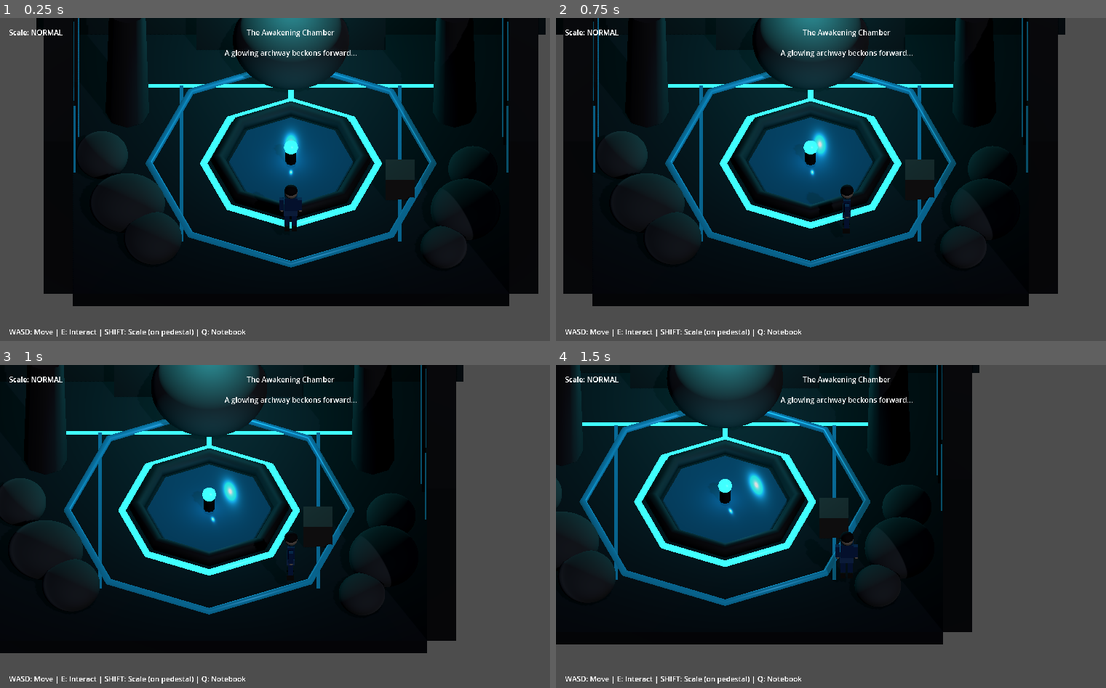
Above: before the commit, frames 1-4 (two rows, left to right).
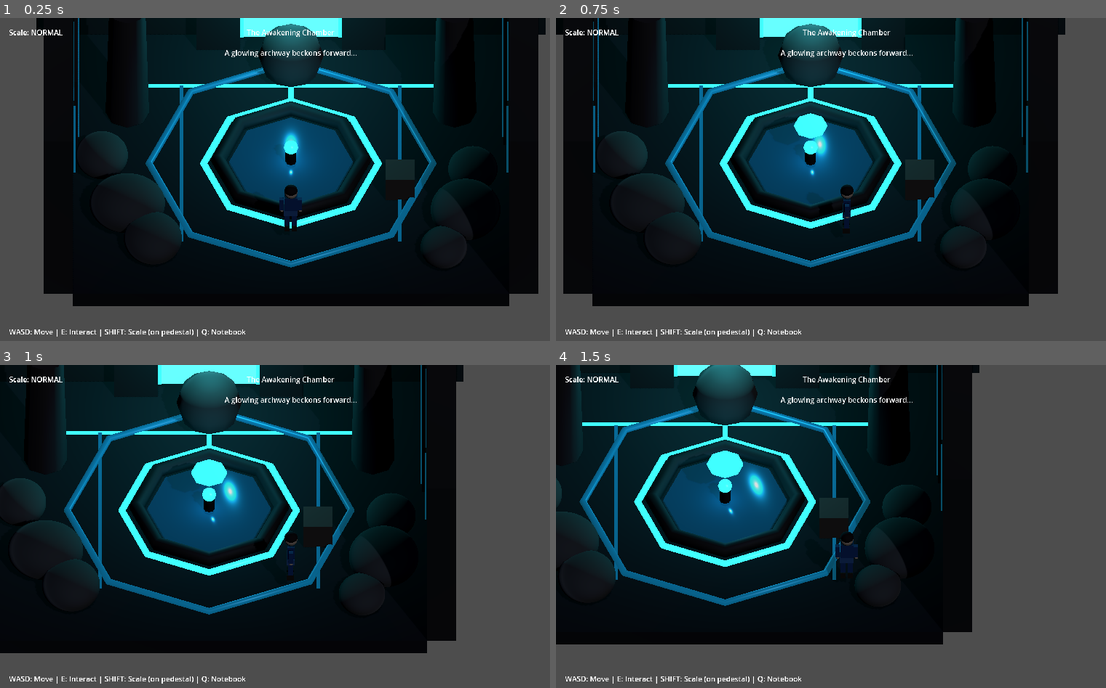
Above: after the commit, the same moments.

Repository: kariannharris-star/The-Recursion-Engine
Game: Godot game, scene res://scenes/main_3d.tscn
The game is run twice, just before and just after one commit, with the same random seed, the same clock (stepped at 60 frames per second) and the same inputs.
Inputs:
- Up to frame 1 (0.25 s): no input
- Up to frame 2 (0.75 s): tap Enter at 0.5 s; hold D (move_right) from 0.53 s (still down); hold E (interact) from 0.53 s (still down)
- Up to frame 3 (1 s): keep holding D (move_right); keep holding E (interact)
- Up to frame 4 (1.5 s): release D (move_right) at 1.28 s; release E (interact) at 1.28 s; hold S (move_down) from 1.28 s (still down); tap Q (open_notebook) at 1.35 s

The runs differ from the first frame. In frame 1, 1.3% of the frame differs, in the area x 42-64%, y 0-23%; in frame 2, 1.6%; in frame 3, 1.7%, in the area x 27-49%, y 0-38%; in frame 4, 1.2%.

Commit message:
Fix fountain interaction and make blocking boulder pushable
- Fountain now has proper Area3D for player detection (layer 6)
- Collision shapes positioned at correct height
- Blocking boulder is now CharacterBody3D with pushable script
- Walk into boulder to push it out of the way

🤖 Generated with [Claude Code](https://claude.com/claude-code)

Co-Authored-By: Claude Opus 4.5 <noreply@anthropic.com>

Diff:
--- a/Godot_folder/scenes/rooms/room_1_1_3d.tscn
+++ b/Godot_folder/scenes/rooms/room_1_1_3d.tscn
@@ -381,15 +381,25 @@
 material = SubResource("Mat_circuit_glow")
 
 [node name="Collision" type="CollisionShape3D" parent="FountainPool"]
+transform = Transform3D(1, 0, 0, 0, 1, 0, 0, 0, 1, 0, 0.5, 0)
+shape = SubResource("CylinderShape3D_pool")
+
+; Interaction area for player detection
+[node name="InteractArea" type="Area3D" parent="FountainPool"]
+transform = Transform3D(1, 0, 0, 0, 1, 0, 0, 0, 1, 0, 0.5, 0)
+collision_layer = 6
+collision_mask = 0
+
+[node name="InteractCollision" type="CollisionShape3D" parent="FountainPool/InteractArea"]
 shape = SubResource("CylinderShape3D_pool")
 
 ; Glyph display (hidden until interaction)
 [node name="GlyphDisplay" type="Node3D" parent="FountainPool"]
-transform = Transform3D(1, 0, 0, 0, 1, 0, 0, 0, 1, 0, 1.2, 0)
+transform = Transform3D(1, 0, 0, 0, 1, 0, 0, 0, 1, 0, 1.5, 0)
 
 [node name="GlyphPlate" type="CSGCylinder3D" parent="FountainPool/GlyphDisplay"]
-radius = 0.4
-height = 0.05
+radius = 0.5
+height = 0.08
 material = SubResource("Mat_circuit_glow")
 
 ; --- BOULDERS / ROCKS (like concept art) ---
@@ -461,16 +471,20 @@
 [node name="Collision" type="CollisionShape3D" parent="Boulders/Boulder6"]
 shape = SubResource("BoxShape3D_boulder")
 
-; --- BLOCKING BOULDER (blocks exit until puzzle solved) ---
-[node name="BlockingBoulder" type="StaticBody3D" parent="Boulders"]
-transform = Transform3D(2.0, 0, 0, 0, 1.8, 0, 0, 0, 2.0, 0, 0.8, -4)
+; --- BLOCKING BOULDER (pushable to clear exit) ---
+[node name="BlockingBoulder" type="CharacterBody3D" parent="Boulders"]
+transform = Transform3D(1, 0, 0, 0, 1, 0, 0, 0, 1, 0, 0, -3.5)
 collision_layer = 3
-
-[node name="Mesh" type="MeshInstance3D" parent="Boulders/BlockingBoulder"]
-mesh = SubResource("Mesh_boulder")
-surface_material_override/0 = SubResource("Mat_boulder")
+collision_mask = 3
+script = ExtResource("2_block")
+
+[node name="Mesh" type="CSGSphere3D" parent="Boulders/BlockingBoulder"]
+transform = Transform3D(1, 0, 0, 0, 1, 0, 0, 0, 1, 0, 0.7, 0)
+radius = 0.9
+material = SubResource("Mat_boulder")
 
 [node name="Collision" type="CollisionShape3D" parent="Boulders/BlockingBoulder"]
+transform = Transform3D(1, 0, 0, 0, 1, 0, 0, 0, 1, 0, 0.7, 0)
 shape = SubResource("BoxShape3D_boulder")
 
 ; --- DIVINE BEAST METAL GROOVES ---
Not shown, added: Godot_folder/scripts/objects/glyph_fountain.gd.uid
